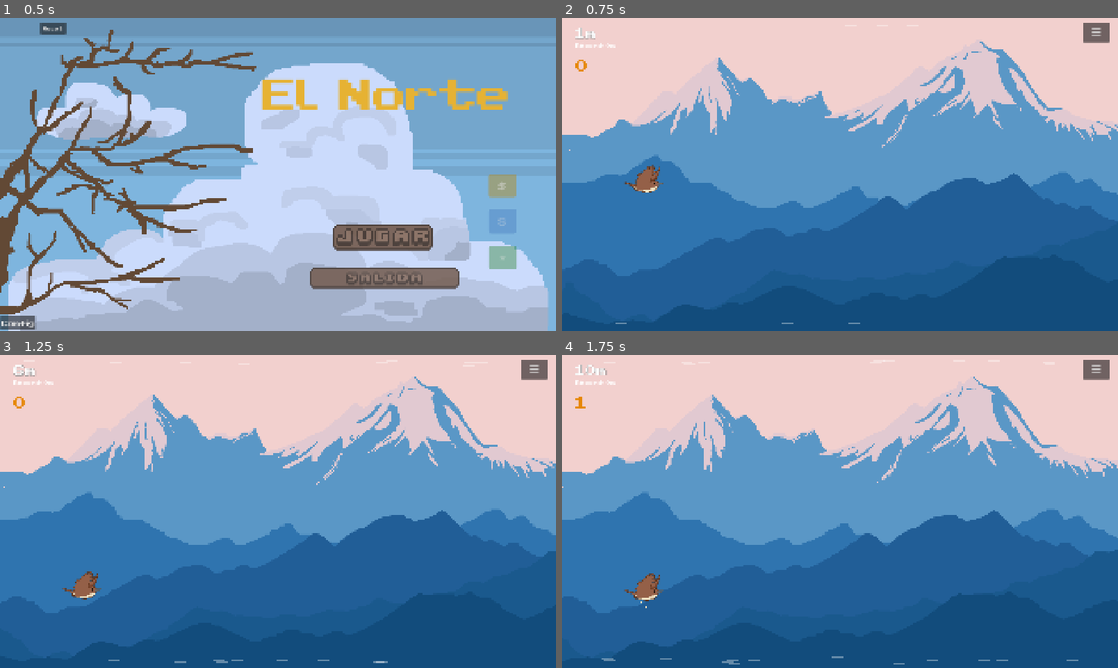
Above: before the commit, frames 1-4 (two rows, left to right).
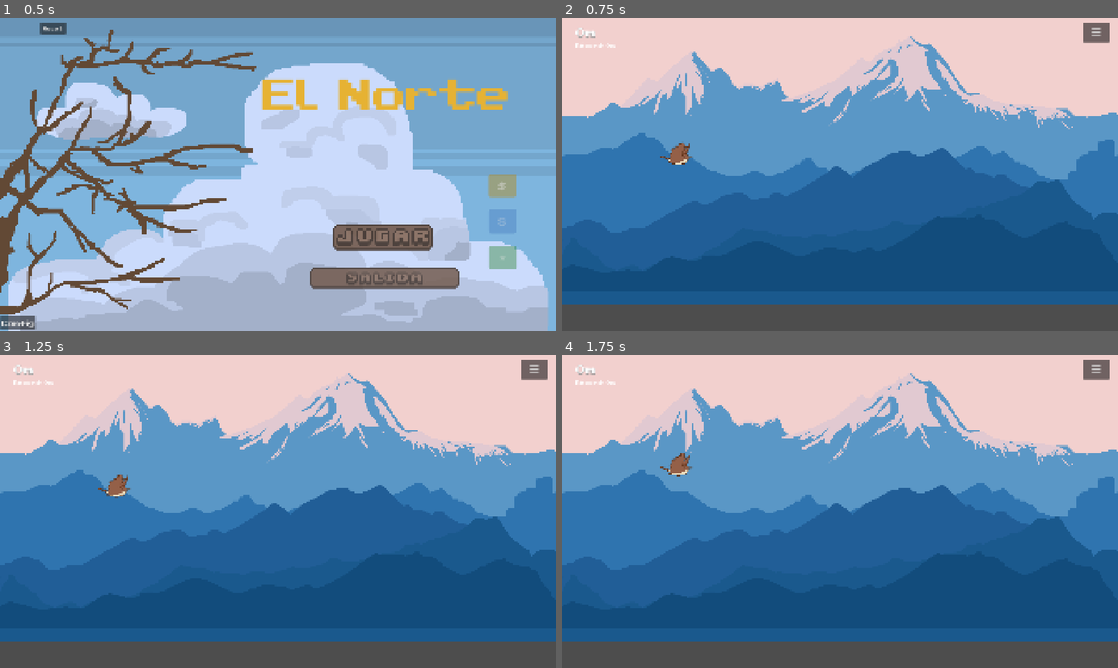
Above: after the commit, the same moments.

Repository: TomasMoreno21/El-Norte
Game: Godot game, scene res://scenes/menu/menu.tscn
Same seed, same stepped clock (60 frames per second), same inputs: the game is played once before the commit and once after it.
Inputs (mouse positions are in pixels of both pictures, inside the frame that each line leads up to):
- Up to frame 1 (0.5 s): no input
- Up to frame 2 (0.75 s): click (945, 237) at 0.5 s
- Up to frame 3 (1.25 s): no input
- Up to frame 4 (1.75 s): tap Enter at 1.25 s; move the mouse to (962, 495) at 1.27 s; hold D from 1.28 s (still down); tap Tab at 1.35 s; click (962, 495) at 1.42 s; tap Space at 1.52 s

Frame 1 is identical in both runs. In frame 2, 35% of the frame differs, in the area x 0-100%, y 3-100%; in frame 3, 34%; in frame 4, 34%.
Error after the commit: Parse Error: Unexpected "Indent" in class body. (res://scenes/main/main.gd:103)

Commit message:
fix: wave warn time 1.5s en vez de 2.5s para oleada frontal mas rapida

Diff:
--- a/scenes/main/main.gd
+++ b/scenes/main/main.gd
@@ -100,7 +100,7 @@
 const REAR_SPEED := 900.0
 const WAVE_INTERVAL := 600.0
 const WAVE_COUNT := 4
-const WAVE_WARN_TIME := 2.5
+	const WAVE_WARN_TIME := 1.5
 const CALMA_COOLDOWN := 800.0
 const CALMA_CHANCE := 0.25
 const CALMA_DURATION := 5.0
